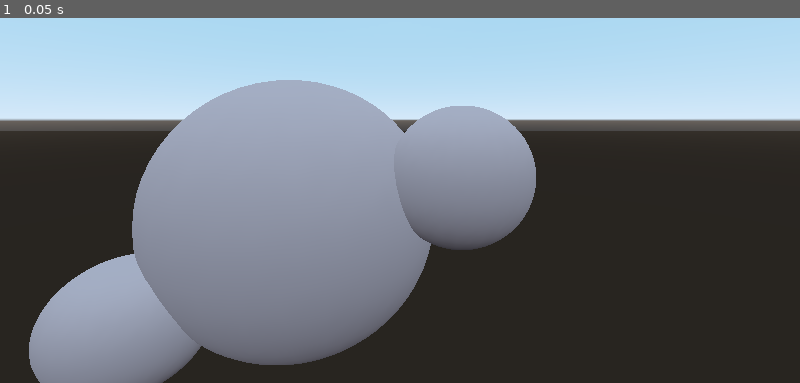
Above: before the commit, frame 1.
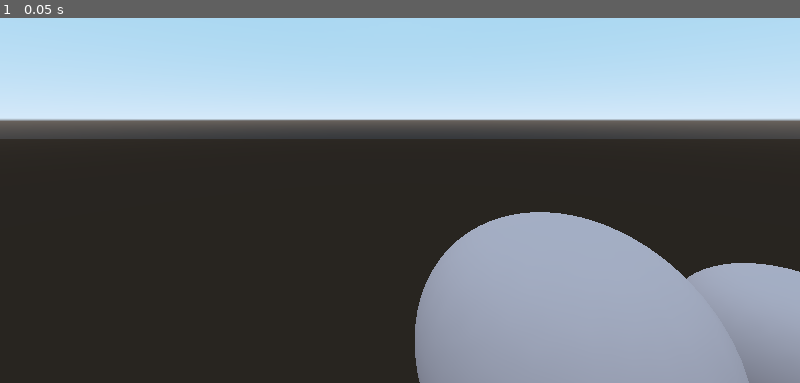
Above: after the commit, the same moment.

Repository: dzil123/webgl_render
Game: Godot game, scene res://Spatial.tscn
Same seed, same stepped clock (60 frames per second), same inputs: the game is played once before the commit and once after it.
Inputs:
- Up to frame 1 (0.05 s): no input

The runs differ from the first frame. In frame 1, 52% of the frame differs, in the area x 0-100%, y 16-100%.

Commit message:
flythrough

Diff:
--- a/backend/Spatial.tscn
+++ b/backend/Spatial.tscn
@@ -22,7 +22,7 @@
 [node name="Spatial" type="Spatial"]
 
 [node name="Camera" type="Camera" parent="."]
-transform = Transform( 1, 0, 0, 0, 0.976296, 0.21644, 0, -0.21644, 0.976296, 2, 1.9763, 4.78356 )
+transform = Transform( 1, 0, 0, 0, 0.976296, 0.21644, 0, -0.21644, 0.976296, -3, 4.5, 4 )
 script = ExtResource( 2 )
 
 [node name="Sphere0" type="MeshInstance" parent="."]
Not shown, changed: frontend/dist/shaders/raymarch.frag
Not shown, changed: frontend/src/main.ts
